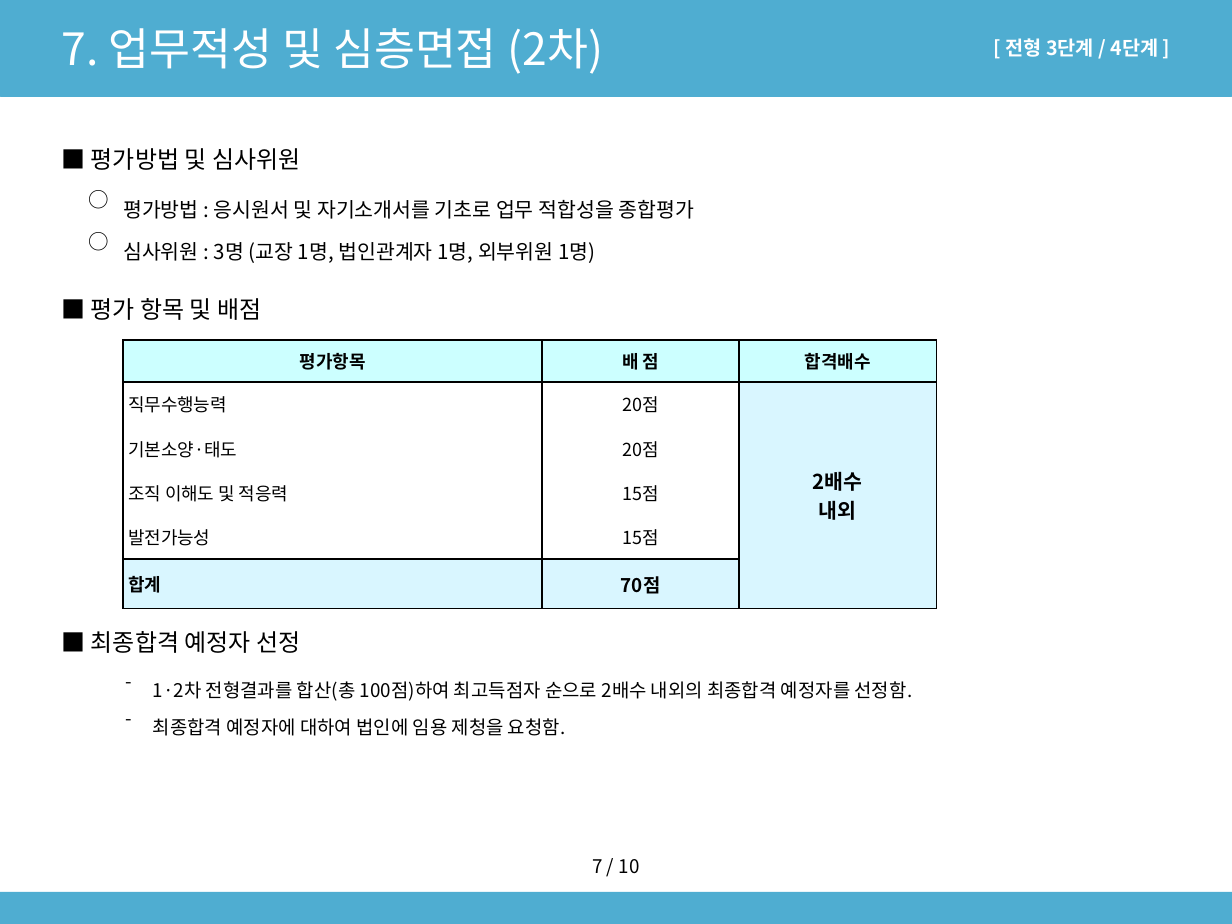
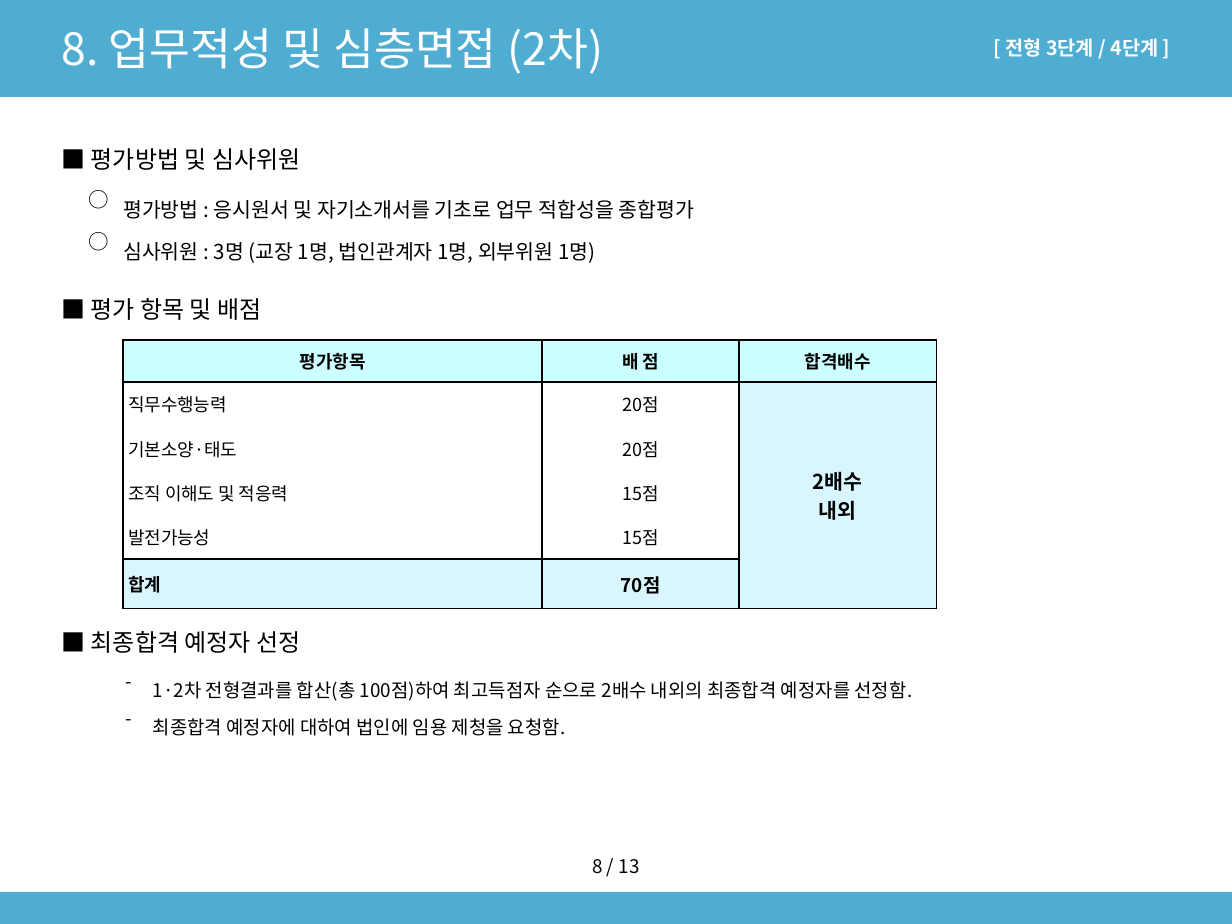
Before and after one commit to sogood459-max/miracle-guy, a slide deck: slide 10 of docs/2027년_사무직원_채용계획안.pptx (slide 9 before the commit). Drawn at 1232x924 pixels with LibreOffice and Linux fonts; fonts in the diff are those of the drawing. Boxes give left, top, right and bottom in pixels: in the first picture for what was removed or moved away, otherwise in the second. Text is boxed around its words. In the diff, an @@ line names an element or a change of style, - is before the commit and + after.

```diff
--- a/docs/2027년_사무직원_채용계획안.pptx
+++ b/docs/2027년_사무직원_채용계획안.pptx
@@ text at <box>62,28,604,74</box>: text changed @@
-7. 업무적성 및 심층면접 (2차)
+8. 업무적성 및 심층면접 (2차)
@@ text at <box>592,859,640,874</box>: text changed @@
-7 / 10
+8 / 13
```
Also in this commit, not shown: 10 other slides changed, 3 slides added, 1 other file.
